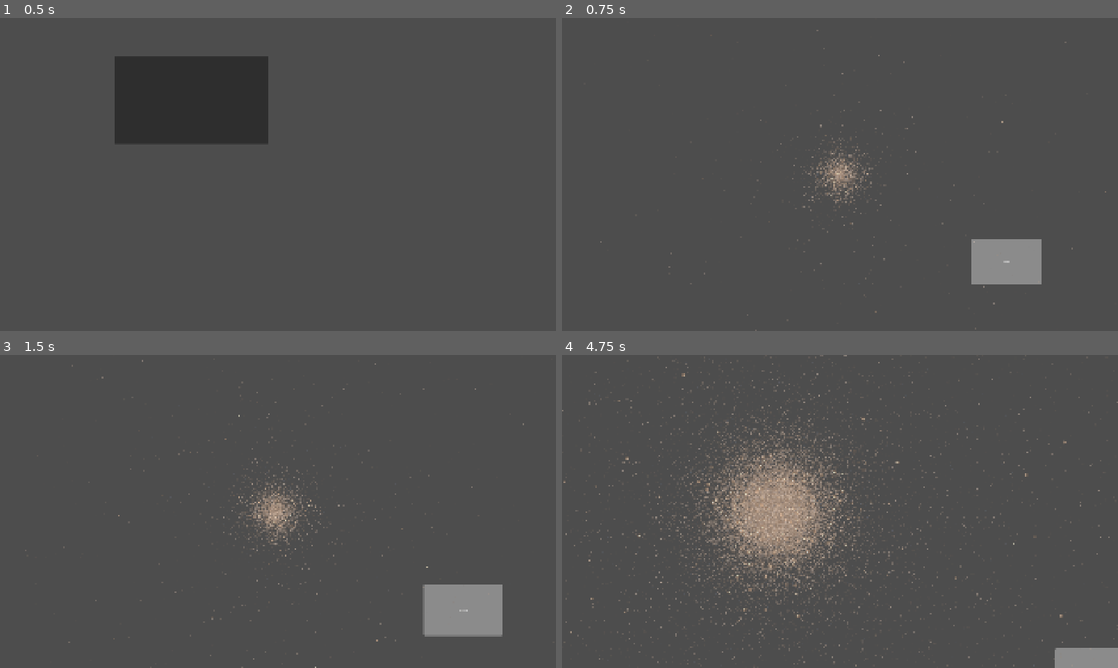
Above: before the commit, frames 1-4 (two rows, left to right).
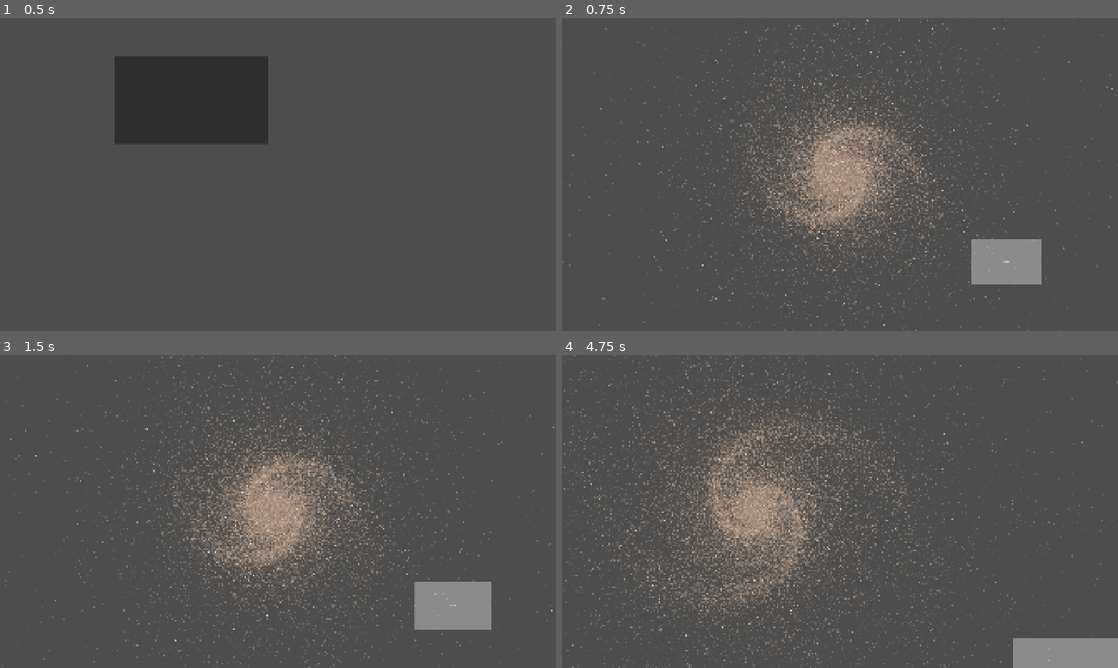
Above: after the commit, the same moments.

Repository: anzac9425/project-universe-hardcore-4x
Game: Godot game, scene res://scenes/Main.tscn
Two runs of this game, one before a commit and one after it. Both use one fixed random seed, a clock stepped at 60 frames per second and the inputs below.
Inputs (mouse positions are in pixels of both pictures, inside the frame that each line leads up to):
- Up to frame 1 (0.5 s): no input
- Up to frame 2 (0.75 s): click (751, 99) at 0.5 s
- Up to frame 3 (1.5 s): tap Enter at 1.25 s; move the mouse to (400, 495) at 1.27 s; hold D from 1.28 s (still down); hold Z from 1.28 s (still down); click (400, 495) at 1.42 s
- Up to frame 4 (4.75 s): tap X at 1.55, 3.05, 4.55 s; release D at 2 s; release Z at 2 s; drag from (728, 527) to (812, 574) at 2.02 s; tap Space at 2.75 s; move the mouse to (895, 442) at 2.77 s; hold D 2.78-3.5 s; hold Z 2.78-3.5 s; drag from (812, 574) to (673, 464) at 3.52 s; tap Enter at 4.25 s; move the mouse to (1006, 558) at 4.27 s; hold A from 4.28 s (still down); hold Z from 4.28 s (still down)

Frame 1 is identical in both runs. In frame 2, 8.6% of the frame differs, in the area x 0-100%, y 0-100%; in frame 3, 10%; in frame 4, 13%.

Commit message:
202604071528

Diff:
--- a/scripts/scenes/Ingame/ingame.gd
+++ b/scripts/scenes/Ingame/ingame.gd
@@ -290,7 +290,7 @@
 	if is_instance_valid(_map_camera):
 		zoom_value = max(_map_camera.zoom.x, 0.0001)
 
-	_star_material.set_shader_parameter("zoom_compensation", zoom_value)
+	_star_material.set_shader_parameter("zoom_compensation", 1.0 / zoom_value)
 
 
 func _temperature_to_color(log10_t_eff_k: float, sat: float = 0.55, value_mul: float = 1.0) -> Color:
--- a/scripts/scenes/MainMenu/main_menu.gd
+++ b/scripts/scenes/MainMenu/main_menu.gd
@@ -1,6 +1,6 @@
 extends Node2D
 
-@export var base_seed: int = 7290609
+@export var base_seed: int = 9402
 # 1122: 61.63MW, 11221917: 0.017MW
 @export var base_n_star: int = 10_000
 
--- a/temp/camera_2d.gd
+++ b/temp/camera_2d.gd
@@ -2,14 +2,14 @@
 
 func _process(delta):
 	if Input.is_key_pressed(KEY_Z):
-		zoom += Vector2.ONE * delta * 0.4
+		zoom += Vector2.ONE * delta * 0.4 * zoom
 	if Input.is_key_pressed(KEY_X):
-		zoom -= Vector2.ONE * delta * 0.4
+		zoom -= Vector2.ONE * delta * 0.4 * zoom
 	if Input.is_key_pressed(KEY_W):
-		position += Vector2.UP * delta * 160
+		position += Vector2.UP * delta * 160 * 1 / zoom
 	if Input.is_key_pressed(KEY_A):
-		position += Vector2.LEFT * delta * 160
+		position += Vector2.LEFT * delta * 160 * 1 / zoom
 	if Input.is_key_pressed(KEY_S):
-		position += Vector2.DOWN * delta * 160
+		position += Vector2.DOWN * delta * 160 * 1 / zoom
 	if Input.is_key_pressed(KEY_D):
-		position += Vector2.RIGHT * delta * 160
+		position += Vector2.RIGHT * delta * 160 * 1 / zoom
Not shown, changed: README.md
